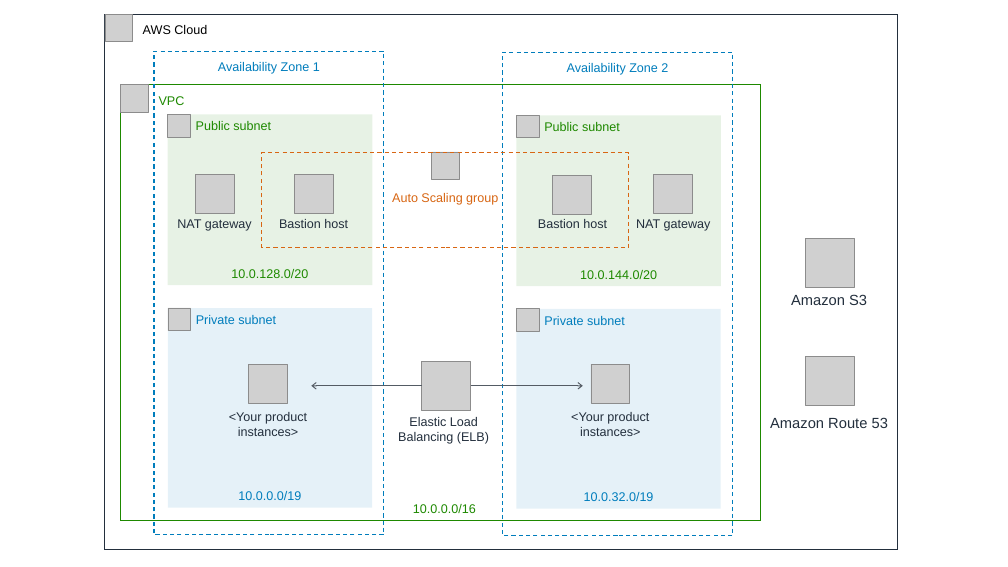
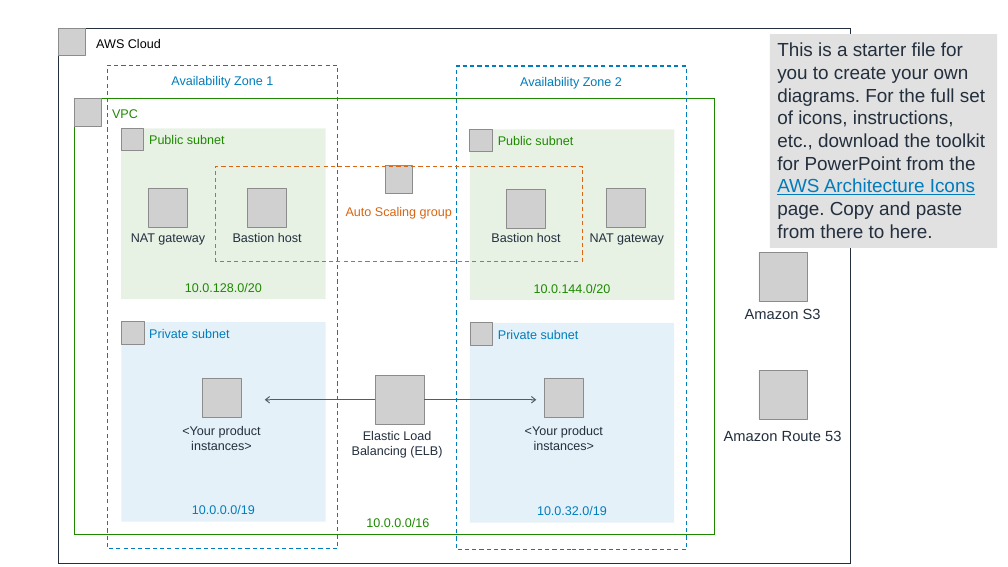
Before and after one commit to aws-quickstart/quickstart-examples, a slide deck: slide 1 of doc/Quick Start architecture diagram.pptx. Drawn at 1008x567 pixels with LibreOffice and Linux fonts; fonts in the diff are those of the drawing; grey boxes stand for pictures. Boxes give left, top, right and bottom in pixels: in the first picture for what was removed or moved away, otherwise in the second. Text is boxed around its words. In the diff, an @@ line names an element or a change of style, - is before the commit and + after.

```diff
--- a/doc/Quick Start architecture diagram.pptx
+++ b/doc/Quick Start architecture diagram.pptx
@@ rectangle added at bbox=[770, 34, 997, 248], fill #E1E1E1, 18 pt, text #232F3D @@
+This is a starter file for you to create your own diagrams. For the full set of icons, instructions, etc., download the toolkit for PowerPoint from the AWS Architecture Icons page. Copy and paste from there to here.
@@ 16 pictures, 14 texts, 9 rectangles, 2 arrows: place and size @@
-16 pictures, 14 texts, 9 rectangles, 2 arrows at bbox=[105, 14, 898, 550]
+16 pictures, 14 texts, 9 rectangles, 2 arrows at bbox=[58, 28, 851, 563]
```
